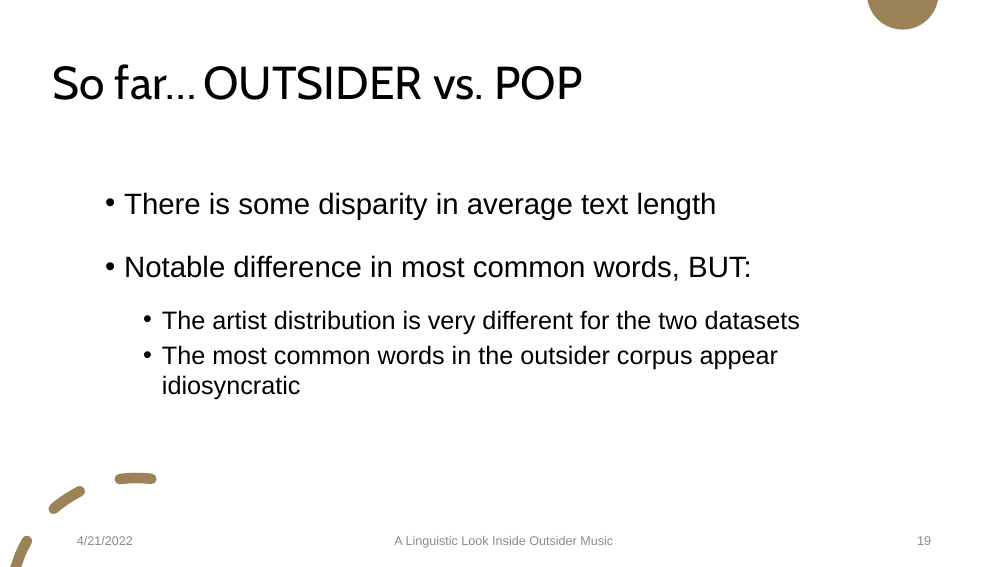
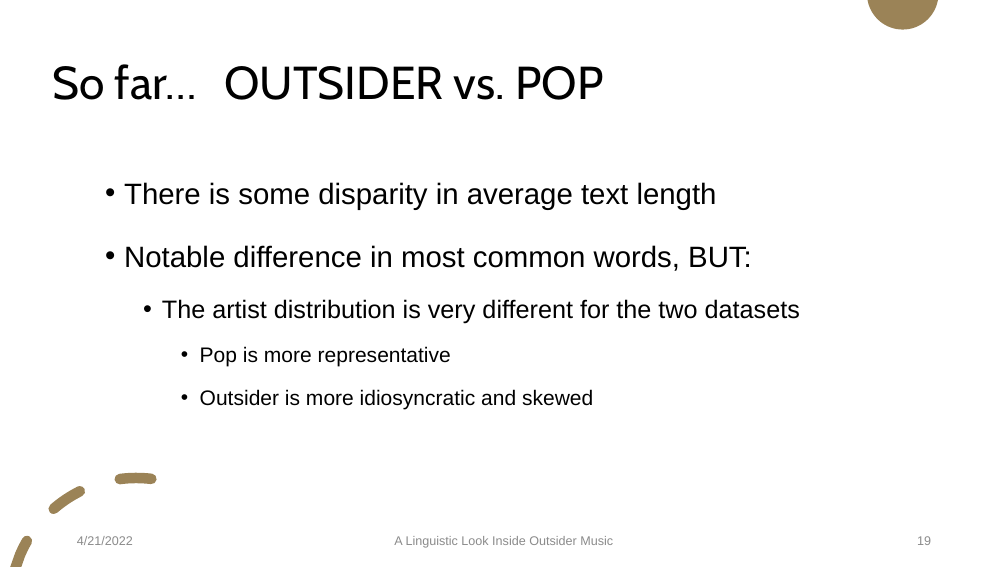
Before and after one commit to Data-Science-for-Linguists-2022/Outsider-Music-Linguistic-Analysis, a slide deck: slide 19 of presentation_4_20_22.pptx. Drawn at 1008x567 pixels with LibreOffice and Linux fonts; fonts in the diff are those of the drawing. Boxes give left, top, right and bottom in pixels: in the first picture for what was removed or moved away, otherwise in the second. Text is boxed around its words. In the diff, an @@ line names an element or a change of style, - is before the commit and + after.

```diff
--- a/presentation_4_20_22.pptx
+++ b/presentation_4_20_22.pptx
@@ title "So far… OUTSIDER vs. POP" rewrapped from (52,64,583,100) to (52,64,603,100) @@
@@ text at (200,346,593,410): text changed; size 24 to 20 pt @@
-  • The most common words in the outsider corpus appear idiosyncratic
+    • Pop is more representative
+    • Outsider is more idiosyncratic and skewed
```
Also in this commit, not shown: 9 other slides changed.
